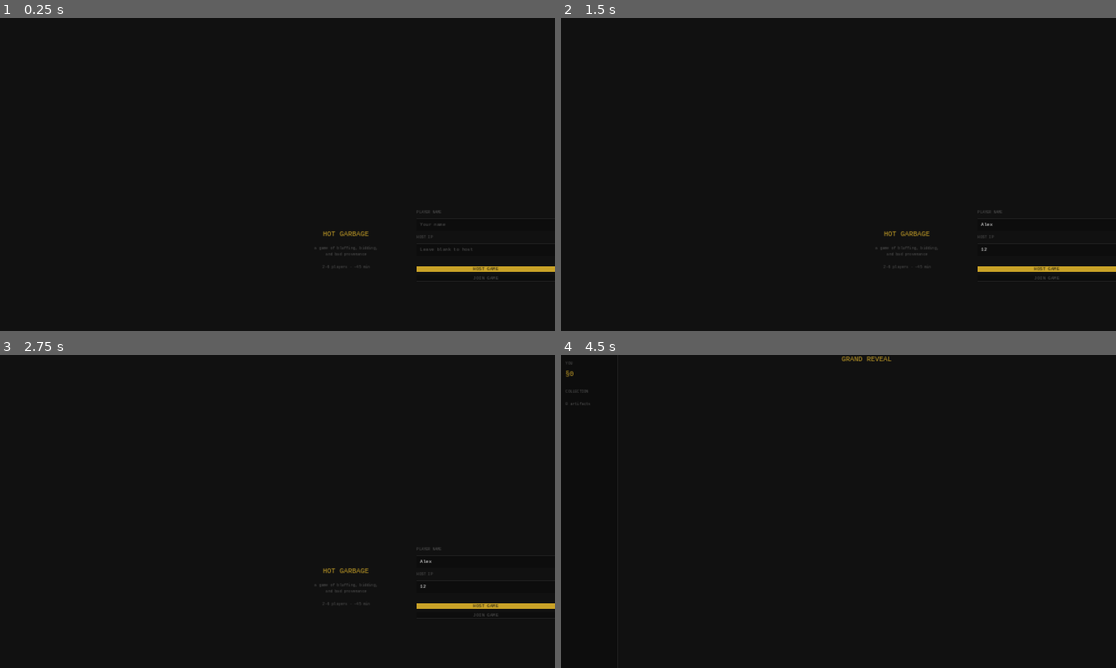
Above: before the commit, frames 1-4 (two rows, left to right).
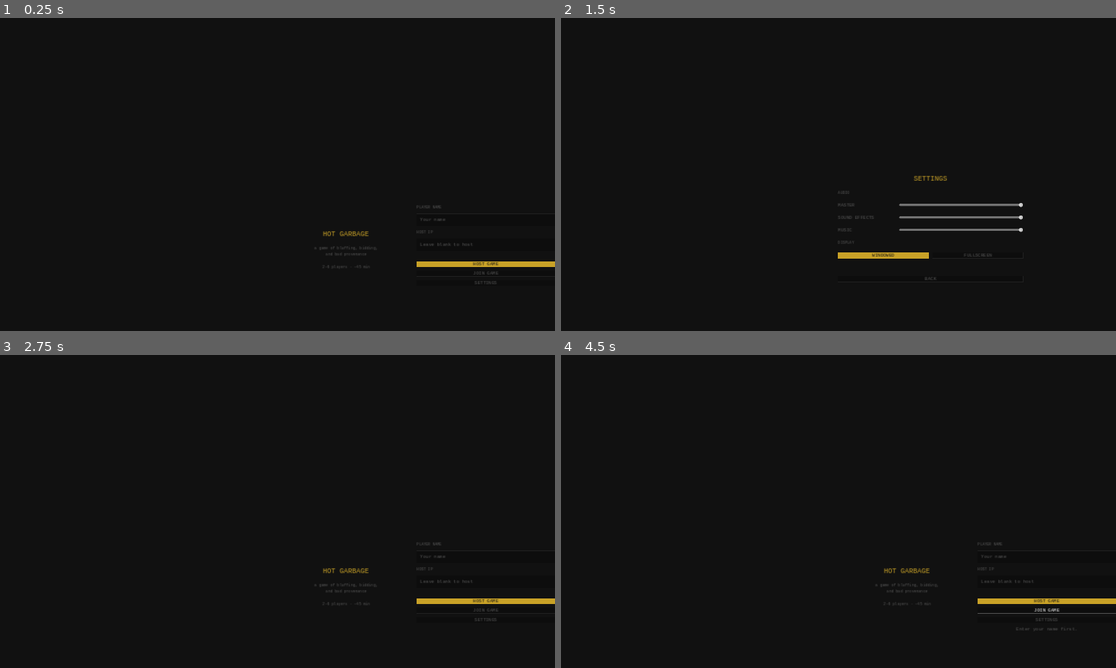
Above: after the commit, the same moments.

Repository: kevinBlum/hot-garbage
Game: Godot game, scene res://src/scenes/main_menu.tscn
The game is run twice, just before and just after one commit, with the same random seed, the same clock (stepped at 60 frames per second) and the same inputs.
Inputs (mouse positions are in pixels of both pictures, inside the frame that each line leads up to):
- Up to frame 1 (0.25 s): no input
- Up to frame 2 (1.5 s): click (1049, 224) at 0.52 s; type "Alex" at 0.6 s; click (1049, 249) at 0.75 s; type "12" at 0.83 s; click (1049, 284) at 1.25 s, where only the run after the commit has a clickable "SETTINGS"
- Up to frame 3 (2.75 s): click (371, 614) at 2 s, where only the run after the commit has a clickable "BACK"
- Up to frame 4 (4.5 s): click "HOST GAME" at 2.75 s; click (932, 592) at 3.5 s, where only the run before the commit has a clickable "START GAME"; click (1049, 611) at 4.25 s, where only the run after the commit has a clickable "JOIN GAME"

The runs differ from the first frame. In frame 1, 0.9% of the frame differs, in the area x 75-100%, y 60-85%; in frame 2, 1.6%, in the area x 49-100%, y 50-84%; in frame 3, 0.9%; in frame 4, 0.9%.
Error before the commit: Assertion failed: Failed to create server: 20 (res://src/network/network_manager.gd:21)

Commit message:
feat: settings nav + Escape shortcuts — quit dialog on menu, leave dialog in-game

Diff:
--- a/hot-garbage-godot/src/network/network_manager.gd
+++ b/hot-garbage-godot/src/network/network_manager.gd
@@ -33,6 +33,10 @@
 	multiplayer.connected_to_server.connect(_on_connected_to_server)
 	multiplayer.connection_failed.connect(_on_connection_failed)
 	multiplayer.server_disconnected.connect(_on_server_disconnected)
+
+func disconnect_from_game() -> void:
+	multiplayer.multiplayer_peer = null
+	player_names.clear()
 
 func is_host() -> bool:
 	return multiplayer.is_server()
--- a/hot-garbage-godot/src/scenes/auctioneer_view.gd
+++ b/hot-garbage-godot/src/scenes/auctioneer_view.gd
@@ -229,3 +229,18 @@
 	var mins: int = secs / 60
 	var s: int = secs % 60
 	_countdown_label.text = "%d:%02d" % [mins, s]
+
+func _unhandled_key_input(event: InputEvent) -> void:
+	if event.is_action_pressed("ui_cancel"):
+		_show_leave_dialog()
+
+func _show_leave_dialog() -> void:
+	var dlg := ConfirmationDialog.new()
+	dlg.title = "Leave"
+	dlg.dialog_text = "Leave game and return to menu?"
+	dlg.confirmed.connect(func():
+		NetworkManager.disconnect_from_game()
+		get_tree().change_scene_to_file("res://src/scenes/main_menu.tscn"))
+	dlg.canceled.connect(func(): dlg.queue_free())
+	add_child(dlg)
+	dlg.popup_centered()
--- a/hot-garbage-godot/src/scenes/bid_reveal.gd
+++ b/hot-garbage-godot/src/scenes/bid_reveal.gd
@@ -73,3 +73,18 @@
 		if NetworkManager.player_names[pid] == player_name:
 			return pid
 	return -1
+
+func _unhandled_key_input(event: InputEvent) -> void:
+	if event.is_action_pressed("ui_cancel"):
+		_show_leave_dialog()
+
+func _show_leave_dialog() -> void:
+	var dlg := ConfirmationDialog.new()
+	dlg.title = "Leave"
+	dlg.dialog_text = "Leave game and return to menu?"
+	dlg.confirmed.connect(func():
+		NetworkManager.disconnect_from_game()
+		get_tree().change_scene_to_file("res://src/scenes/main_menu.tscn"))
+	dlg.canceled.connect(func(): dlg.queue_free())
+	add_child(dlg)
+	dlg.popup_centered()
--- a/hot-garbage-godot/src/scenes/bidder_view.gd
+++ b/hot-garbage-godot/src/scenes/bidder_view.gd
@@ -231,3 +231,18 @@
 	var mins: int = secs / 60
 	var s: int = secs % 60
 	_countdown_label.text = "%d:%02d" % [mins, s]
+
+func _unhandled_key_input(event: InputEvent) -> void:
+	if event.is_action_pressed("ui_cancel"):
+		_show_leave_dialog()
+
+func _show_leave_dialog() -> void:
+	var dlg := ConfirmationDialog.new()
+	dlg.title = "Leave"
+	dlg.dialog_text = "Leave game and return to menu?"
+	dlg.confirmed.connect(func():
+		NetworkManager.disconnect_from_game()
+		get_tree().change_scene_to_file("res://src/scenes/main_menu.tscn"))
+	dlg.canceled.connect(func(): dlg.queue_free())
+	add_child(dlg)
+	dlg.popup_centered()
--- a/hot-garbage-godot/src/scenes/final_scores.gd
+++ b/hot-garbage-godot/src/scenes/final_scores.gd
@@ -84,3 +84,18 @@
 			]
 			_UITheme.style_label(line, _UITheme.FS_LABEL, _UITheme.cat_color(cat) if completed else _UITheme.DIM)
 			_score_vbox.add_child(line)
+
+func _unhandled_key_input(event: InputEvent) -> void:
+	if event.is_action_pressed("ui_cancel"):
+		_show_leave_dialog()
+
+func _show_leave_dialog() -> void:
+	var dlg := ConfirmationDialog.new()
+	dlg.title = "Leave"
+	dlg.dialog_text = "Leave game and return to menu?"
+	dlg.confirmed.connect(func():
+		NetworkManager.disconnect_from_game()
+		get_tree().change_scene_to_file("res://src/scenes/main_menu.tscn"))
+	dlg.canceled.connect(func(): dlg.queue_free())
+	add_child(dlg)
+	dlg.popup_centered()
--- a/hot-garbage-godot/src/scenes/main_menu.gd
+++ b/hot-garbage-godot/src/scenes/main_menu.gd
@@ -93,6 +93,12 @@
 	_UITheme.style_ghost_button(join_btn)
 	right.add_child(join_btn)
 
+	var settings_btn := Button.new()
+	settings_btn.text = "SETTINGS"
+	settings_btn.pressed.connect(_on_settings_pressed)
+	_UITheme.style_ghost_button(settings_btn)
+	right.add_child(settings_btn)
+
 	_status_label = Label.new()
 	_status_label.horizontal_alignment = HORIZONTAL_ALIGNMENT_CENTER
 	_UITheme.style_label(_status_label, _UITheme.FS_BODY, _UITheme.DIM)
@@ -125,5 +131,22 @@
 		NetworkManager.player_registered.disconnect(_on_registered)
 		get_tree().change_scene_to_file("res://src/scenes/lobby.tscn")
 
+func _on_settings_pressed() -> void:
+	AudioManager.play_ui()
+	get_tree().change_scene_to_file("res://src/scenes/settings.tscn")
+
+func _unhandled_key_input(event: InputEvent) -> void:
+	if event.is_action_pressed("ui_cancel"):
+		_show_quit_dialog()
+
+func _show_quit_dialog() -> void:
+	var dlg := ConfirmationDialog.new()
+	dlg.title = "Quit"
+	dlg.dialog_text = "Quit Hot Garbage?"
+	dlg.confirmed.connect(func(): get_tree().quit())
+	dlg.canceled.connect(func(): dlg.queue_free())
+	add_child(dlg)
+	dlg.popup_centered()
+
 func _on_connection_failed() -> void:
 	_status_label.text = "Connection failed."
